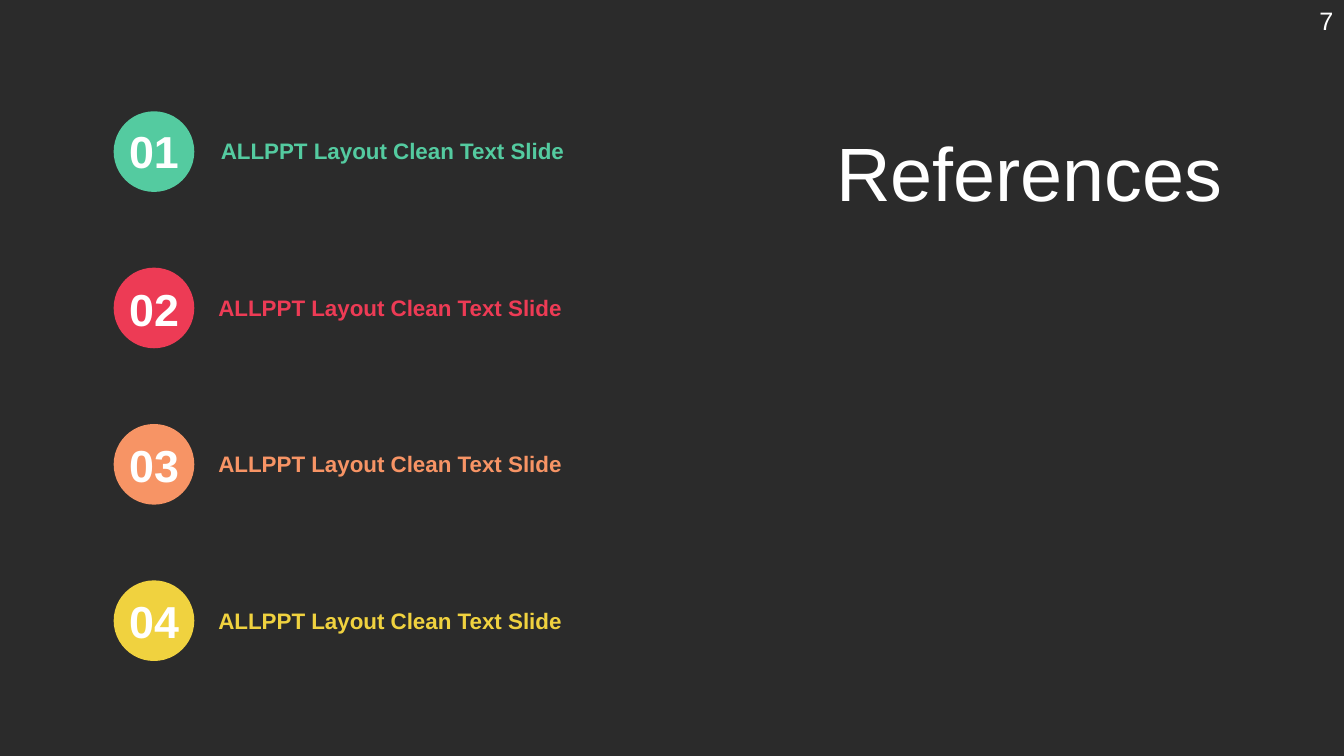
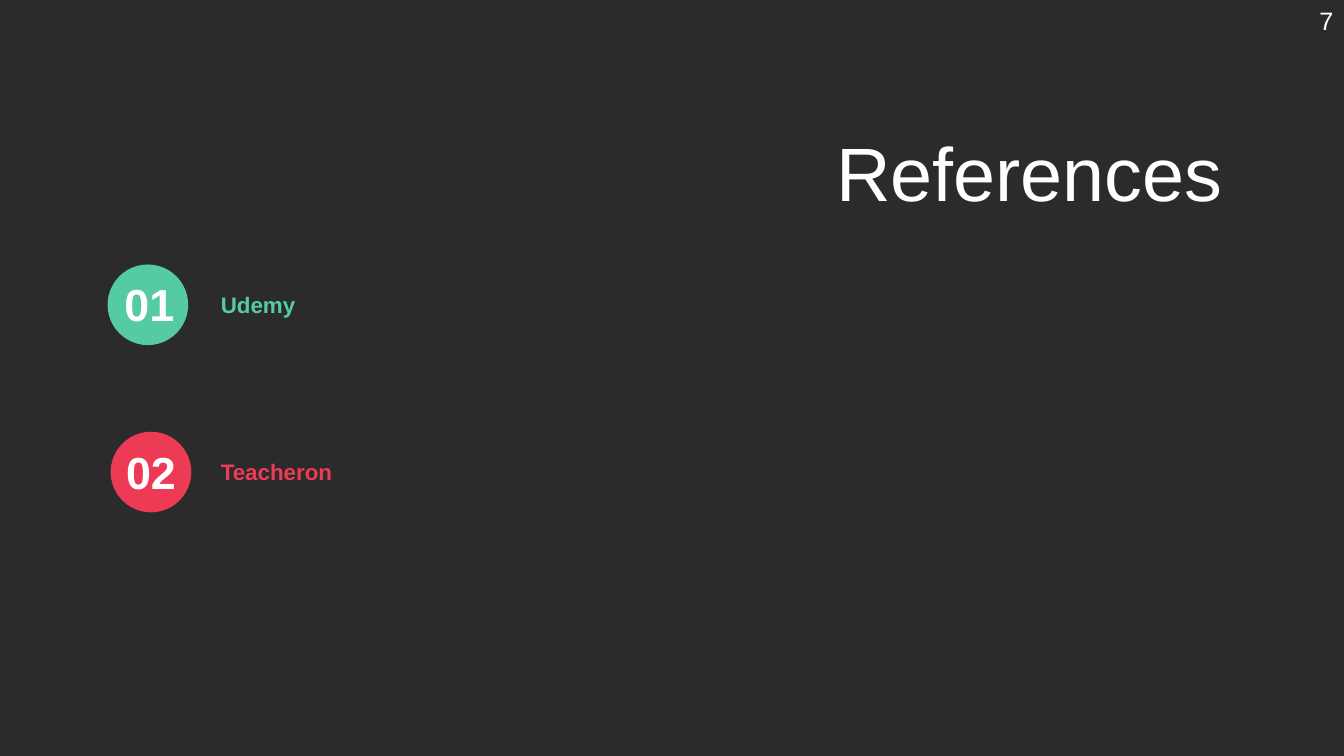
Before and after one commit to ADA-SITE-INFT2303-2023-Spring/sys-dev-project-team-08, a slide deck: slide 7 of 04-System-Specification/Online Education PowerPoint Templates.pptx. Drawn at 1344x756 pixels with LibreOffice and Linux fonts; fonts in the diff are those of the drawing; background and template pictures are left out; a plain dark background stands for a picture behind light text. Boxes give left, top, right and bottom in pixels: in the first picture for what was removed or moved away, otherwise in the second. Text is boxed around its words. In the diff, an @@ line names an element or a change of style, - is before the commit and + after.

```diff
--- a/04-System-Specification/Online Education PowerPoint Templates.pptx
+++ b/04-System-Specification/Online Education PowerPoint Templates.pptx
@@ text removed at <box>221,143,564,164</box> @@
-ALLPPT Layout Clean Text Slide
@@ ellipse: place and size @@
-ellipse at <box>114,111,195,192</box>
+ellipse at <box>108,264,189,345</box>
@@ text "01": place and size @@
-text "01" at <box>129,136,179,169</box>
+text "01" at <box>124,289,174,322</box>
@@ text removed at <box>218,299,561,321</box> @@
-ALLPPT Layout Clean Text Slide
@@ text added at <box>221,297,295,318</box>, 16 pt, text #54CBA0, bold @@
+Udemy
@@ ellipse: place and size @@
-ellipse at <box>114,268,195,349</box>
+ellipse at <box>111,432,192,512</box>
@@ text "02": place and size @@
-text "02" at <box>129,294,179,327</box>
+text "02" at <box>126,457,176,490</box>
@@ ellipse removed at <box>114,424,195,505</box> @@
@@ text removed at <box>129,451,179,483</box> @@
-03
@@ text removed at <box>218,455,561,477</box> @@
-ALLPPT Layout Clean Text Slide
@@ text added at <box>221,463,332,480</box>, 16 pt, text #ED3B55, bold @@
+Teacheron
@@ ellipse removed at <box>114,581,195,661</box> @@
@@ text removed at <box>129,606,179,639</box> @@
-04
@@ text removed at <box>218,612,561,634</box> @@
-ALLPPT Layout Clean Text Slide
```
Also in this commit, not shown: 1 other file.
